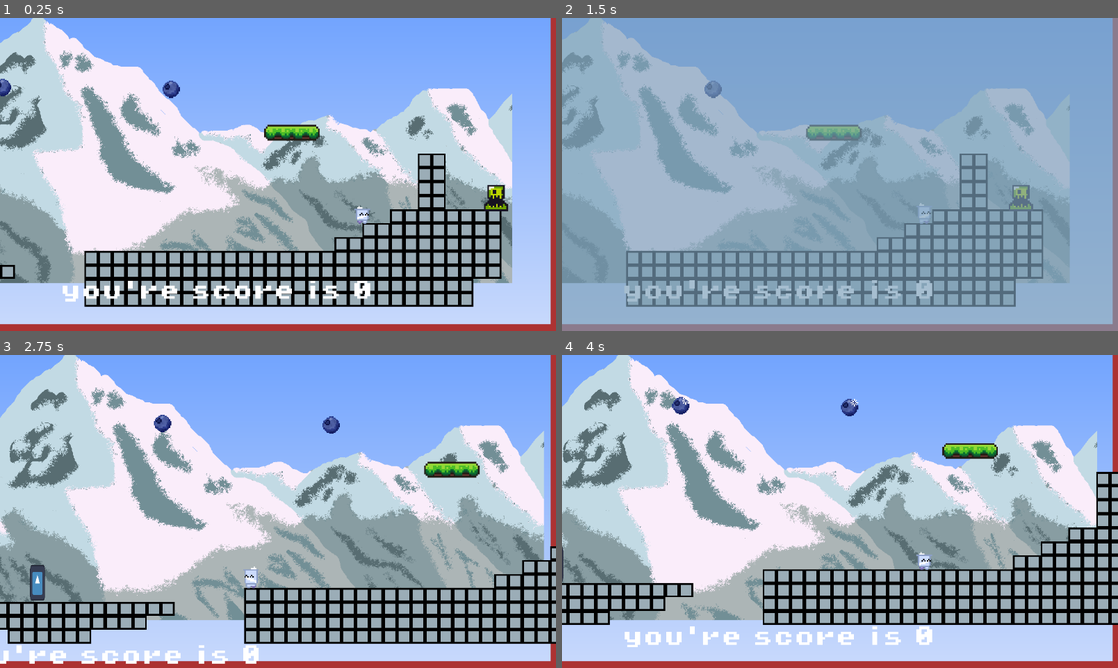
Above: before the commit, frames 1-4 (two rows, left to right).
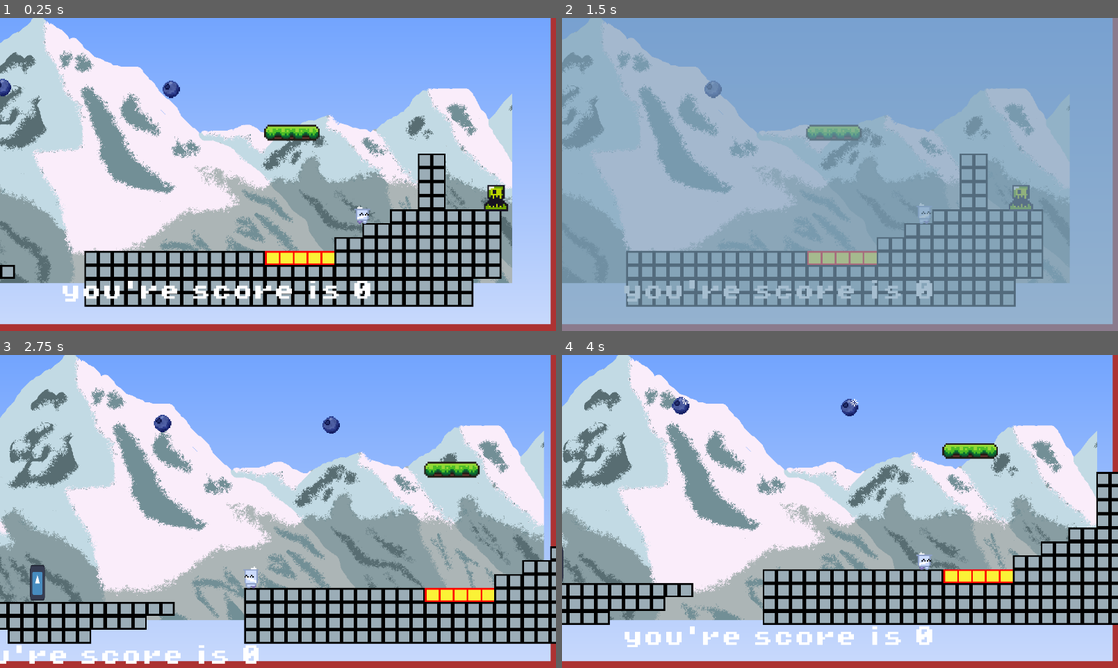
Above: after the commit, the same moments.

Repository: KingKiwiThe3rd/Priff-My-Beloved
Game: Godot game, scene res://scenes/game.tscn
The game is run twice, just before and just after one commit, with the same random seed, the same clock (stepped at 60 frames per second) and the same inputs. The engine's default icon, where the game draws it, is replaced by a stand-in: a white triangle on a blue panel in a dark square.
Inputs:
- Up to frame 1 (0.25 s): no input
- Up to frame 2 (1.5 s): hold Right (Move Right) from 0.53 s (still down); tap Shift (Dash) at 0.6 s; tap Space (Jump) at 0.77 s; tap F (time_slow) at 1.35 s
- Up to frame 3 (2.75 s): tap Space (Jump) at 1.52 s; release Right (Move Right) at 2.03 s; hold A (Move Left) from 2.03 s (still down); tap Shift (Dash) at 2.1 s
- Up to frame 4 (4 s): release A (Move Left) at 2.78 s; hold Right (Move Right) from 2.78 s (still down); tap F (time_slow) at 2.85 s; tap Space (Jump) at 3.02, 3.77 s; tap Shift (Dash) at 3.6 s

The runs differ from the first frame. In frame 1, 0.6% of the frame differs, in the area x 47-61%, y 74-79%; in frame 2, 0.6%; in frame 3, 0.6%; in frame 4, 0.6%.

Commit message:
tilemap changes

Diff:
--- a/scenes/game.tscn
+++ b/scenes/game.tscn
@@ -12,7 +12,9 @@
 [ext_resource type="Texture2D" uid="uid://qa15kfelwqs" path="res://assets/sprites/snow_shrubbery.png" id="6_kvuet"]
 [ext_resource type="PackedScene" uid="uid://xxt3xkunx0u3" path="res://scenes/kill_zone.tscn" id="6_tg8no"]
 [ext_resource type="Texture2D" uid="uid://dboh0mfnw8i02" path="res://assets/sprites/4GrapPixels.png" id="8_1kice"]
+[ext_resource type="Texture2D" uid="uid://utbpkjdiuw50" path="res://assets/sprites/templateSpritesheet.png" id="8_37s47"]
 [ext_resource type="PackedScene" uid="uid://nljcjg4c58wi" path="res://scenes/area_2d.tscn" id="9_l3ayf"]
+[ext_resource type="Script" uid="uid://gsvxyjvn3u5g" path="res://scenes/tile_map.gd" id="10_bt5mj"]
 [ext_resource type="FontFile" uid="uid://chkxvd7018x7h" path="res://assets/fonts/PixelOperator8-Bold.ttf" id="11_k52hj"]
 [ext_resource type="PackedScene" uid="uid://yq1qck1v0qgy" path="res://scenes/checkpoint.tscn" id="11_kvpfn"]
 [ext_resource type="Script" uid="uid://c32lh3n1uqtvo" path="res://scripts/parallax_background.gd" id="14_ir15t"]
@@ -309,6 +311,42 @@
 3:3/0 = 0
 5:3/0 = 0
 
+[sub_resource type="TileSetAtlasSource" id="TileSetAtlasSource_e1j6l"]
+texture = ExtResource("8_37s47")
+texture_region_size = Vector2i(8, 8)
+0:0/0 = 0
+0:0/0/physics_layer_0/polygon_0/points = PackedVector2Array(-4, -4, 4, -4, 4, 4, -4, 4)
+1:0/0 = 0
+1:0/0/physics_layer_0/polygon_0/points = PackedVector2Array(-4, -4, 4, -4, 4, 4, -4, 4)
+2:0/0 = 0
+2:0/0/physics_layer_0/polygon_0/points = PackedVector2Array(-4, -4, 4, -4, 4, 4, -4, 4)
+3:0/0 = 0
+3:0/0/physics_layer_0/polygon_0/points = PackedVector2Array(-4, -4, 4, -4, 4, 4, -4, 4)
+0:1/0 = 0
+0:1/0/physics_layer_0/polygon_0/points = PackedVector2Array(-4, -4, 4, -4, 4, 4, -4, 4)
+1:1/0 = 0
+1:1/0/physics_layer_0/polygon_0/points = PackedVector2Array(-4, -4, 4, -4, 4, 4, -4, 4)
+2:1/0 = 0
+2:1/0/physics_layer_0/polygon_0/points = PackedVector2Array(-4, -4, 4, -4, 4, 4, -4, 4)
+3:1/0 = 0
+3:1/0/physics_layer_0/polygon_0/points = PackedVector2Array(-4, -4, 4, -4, 4, 4, -4, 4)
+0:2/0 = 0
+0:2/0/physics_layer_0/polygon_0/points = PackedVector2Array(-4, -4, 4, -4, 4, 4, -4, 4)
+1:2/0 = 0
+1:2/0/physics_layer_0/polygon_0/points = PackedVector2Array(-4, -4, 4, -4, 4, 4, -4, 4)
+2:2/0 = 0
+2:2/0/physics_layer_0/polygon_0/points = PackedVector2Array(-4, -4, 4, -4, 4, 4, -4, 4)
+0:3/0 = 0
+0:3/0/physics_layer_0/polygon_0/points = PackedVector2Array(-4, -4, 4, -4, 4, 4, -4, 4)
+1:3/0 = 0
+1:3/0/physics_layer_0/polygon_0/points = PackedVector2Array(-4, -4, 4, -4, 4, 4, -4, 4)
+2:3/0 = 0
+2:3/0/physics_layer_0/polygon_0/points = PackedVector2Array(-4, -4, 4, -4, 4, 4, -4, 4)
+3:3/0 = 0
+3:3/0/physics_layer_0/polygon_0/points = PackedVector2Array(-4, -4, 4, -4, 4, 4, -4, 4)
+3:2/0 = 0
+3:2/0/physics_layer_0/polygon_0/points = PackedVector2Array(-4, -4, 4, -4, 4, 4, -4, 4)
+
 [sub_resource type="TileSetAtlasSource" id="TileSetAtlasSource_5newe"]
 texture = ExtResource("8_1kice")
 texture_region_size = Vector2i(8, 8)
@@ -329,6 +367,7 @@
 sources/0 = SubResource("TileSetAtlasSource_5sh4k")
 sources/2 = SubResource("TileSetAtlasSource_trtic")
 sources/5 = SubResource("TileSetAtlasSource_5newe")
+sources/3 = SubResource("TileSetAtlasSource_e1j6l")
 
 [sub_resource type="WorldBoundaryShape2D" id="WorldBoundaryShape2D_nb87n"]
 
@@ -430,8 +469,9 @@
 format = 2
 layer_0/name = "back"
 layer_1/name = "mid"
-layer_1/tile_data = PackedInt32Array(720902, 5, 0, 786438, 5, 1, 720903, 65541, 0, 786439, 65541, 1, 720904, 5, 0, 786440, 5, 1, 720905, 65541, 0, 786441, 65541, 1, 720900, 5, 0, 786436, 5, 1, 720901, 65541, 0, 786437, 65541, 1, 851972, 5, 0, 917508 …(3363 unchanged characters)…
+layer_1/tile_data = PackedInt32Array(720902, 3, 1, 786438, 5, 1, 720903, 3, 1, 786439, 65541, 1, 720904, 3, 1, 786440, 5, 1, 720905, 3, 1, 786441, 65541, 1, 720900, 5, 0, 786436, 5, 1, 720901, 3, 1, 786437, 65541, 1, 851972, 5, 0, 917508 …(3363 unchanged characters)…
 layer_2/name = "fore"
+script = ExtResource("10_bt5mj")
 
 [node name="KillZone" parent="." instance=ExtResource("6_tg8no")]
 position = Vector2(168, 233)
--- /dev/null
+++ b/scenes/tile_map.gd
@@ -0,0 +1,67 @@
+extends TileMap
+
+# TileSet source ID (adjust based on your TileSet configuration)
+var source_id: int = 0
+
+# Atlas coordinates for different tile configurations (modify based on your tileset)
+# Using a 4-bit bitmask: 1=North, 2=East, 4=South, 8=West
+var tile_configs: Dictionary = {
+	0: Vector2i(3, 3),  # No neighbors
+	1: Vector2i(3, 1),  # North
+	2: Vector2i(0, 1),  # East
+	3: Vector2i(3, 0),  # North + East
+	4: Vector2i(0, 1),  # South
+	5: Vector2i(1, 1),  # North + South
+	6: Vector2i(2, 1),  # East + South
+	7: Vector2i(3, 1),  # North + East + South
+	8: Vector2i(0, 2),  # West
+	9: Vector2i(1, 2),  # North + West
+	10: Vector2i(2, 2), # East + West
+	11: Vector2i(3, 2), # North + East + West
+	12: Vector2i(0, 3), # South + West
+	13: Vector2i(1, 3), # North + South + West
+	14: Vector2i(2, 3), # East + South + West
+	15: Vector2i(3, 3)  # All neighbors
+}
+
+func _ready() -> void:
+	# Update all tiles when the scene loads
+	update_all_tiles()
+
+func update_all_tiles() -> void:
+	# Get all used cells in layer 0
+	var used_cells: Array[Vector2i] = get_used_cells(0)
+	for cell in used_cells:
+		update_tile(cell)
+
+func update_tile(cell: Vector2i) -> void:
+	# Calculate bitmask based on neighboring tiles
+	var bitmask: int = 0
+
+	# Check North (1)
+	if get_cell_source_id(0, cell + Vector2i(0, -1)) != -1:
+		bitmask |= 1
+	# Check East (2)
+	if get_cell_source_id(0, cell + Vector2i(1, 0)) != -1:
+		bitmask |= 2
+	# Check South (4)
+	if get_cell_source_id(0, cell + Vector2i(0, 1)) != -1:
+		bitmask |= 4
+	# Check West (8)
+	if get_cell_source_id(0, cell + Vector2i(-1, 0)) != -1:
+		bitmask |= 8
+
+	# Get the corresponding atlas coordinates
+	var atlas_coords: Vector2i = tile_configs.get(bitmask, Vector2i(0, 0))
+
+	# Set the tile
+	set_cell(0, cell, source_id, atlas_coords)
+
+# Call this when you modify the tilemap (e.g., place or remove a tile)
+func on_tilemap_changed(cell: Vector2i) -> void:
+	# Update the modified tile and its neighbors
+	update_tile(cell)
+	update_tile(cell + Vector2i(0, -1))  # North
+	update_tile(cell + Vector2i(1, 0))   # East
+	update_tile(cell + Vector2i(0, 1))   # South
+	update_tile(cell + Vector2i(-1, 0))  # West
Binary file added: assets/sprites/spikesPlaceholder.png
Binary file added: assets/sprites/templateSpritesheet.png
Not shown: 1 places in scenes/game.tscn that only renumber resources
Not shown: 1 places in scenes/priff.tscn that only renumber resources
Not shown, added: scenes/tile_map.gd.uid
